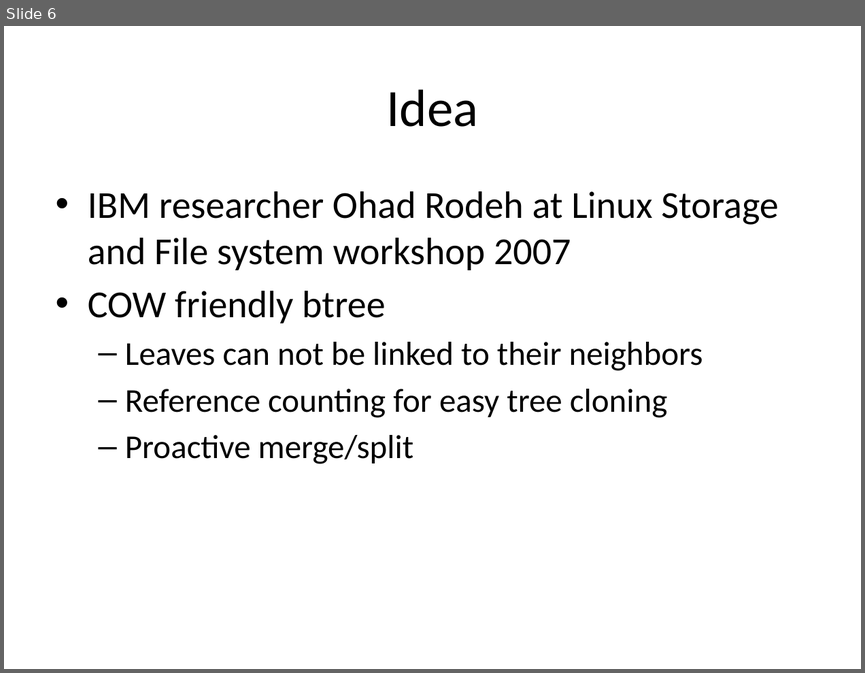
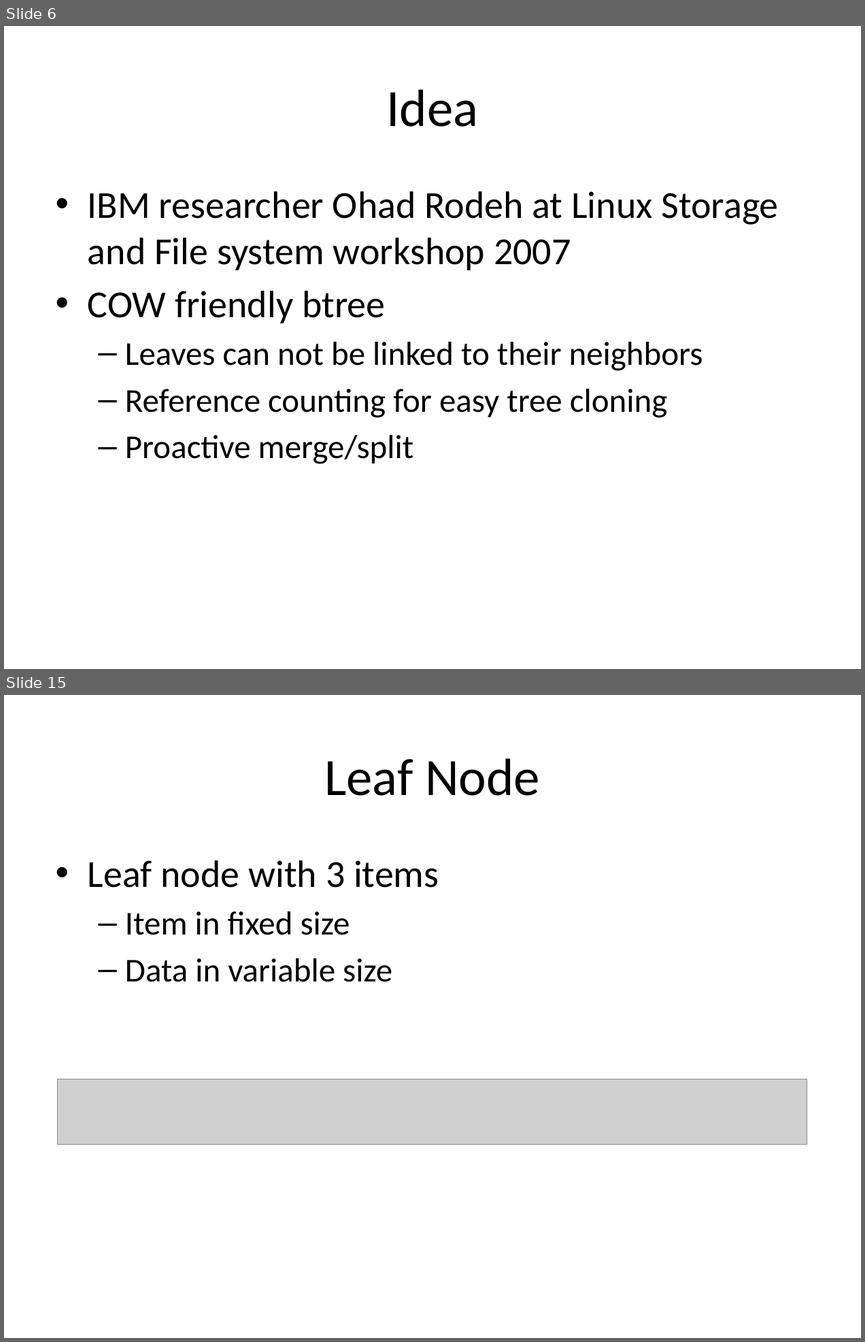
Before and after one commit to liujinmarshall/btrfs-doc, a slide deck: Bacik.pptx. Shown one above the other, each under a label of ours: slide 6 before the commit, slides 6 and 15 after it; the slides between them are not shown. The pictures are 865x673 and 865x1342 pixels, drawn with LibreOffice and Linux fonts; fonts in the diff are those of the drawing; grey boxes stand for pictures. Boxes give left, top, right and bottom in pixels: in the first picture for what was removed or moved away, otherwise in the second. Text is boxed around its words. In the diff, an @@ line names an element or a change of style, - is before the commit and + after.

Commit message:
Block group item

```diff
--- a/Bacik.pptx
+++ b/Bacik.pptx
@@ slide 15 added at (4,695,861,1338), background #FFFFFF @@
@@ title added at (324,758,540,796), 44 pt, text #000000 @@
+Leaf Node
@@ text added at (88,860,439,982), 28 pt, text #000000 @@
+• Leaf node with 3 items
+  – Item in fixed size
+  – Data in variable size
@@ picture added at (57,1079,806,1144) @@
```
Also in this commit, not shown: 3 slides changed, 10 other slides added, 1 slide removed.
